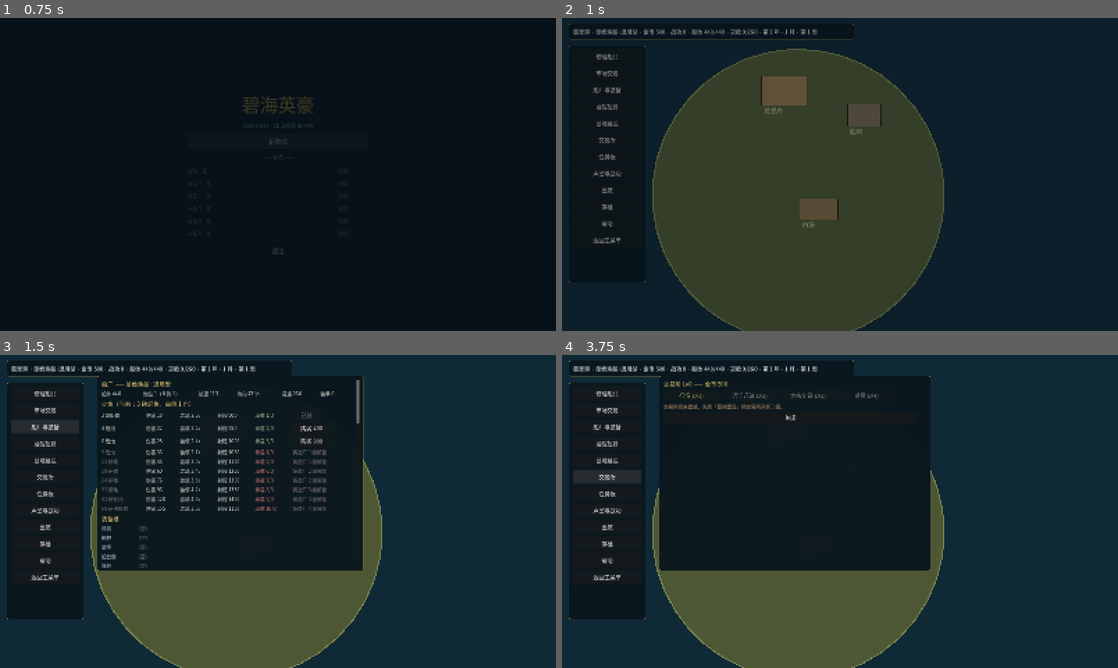
Above: before the commit, frames 1-4 (two rows, left to right).
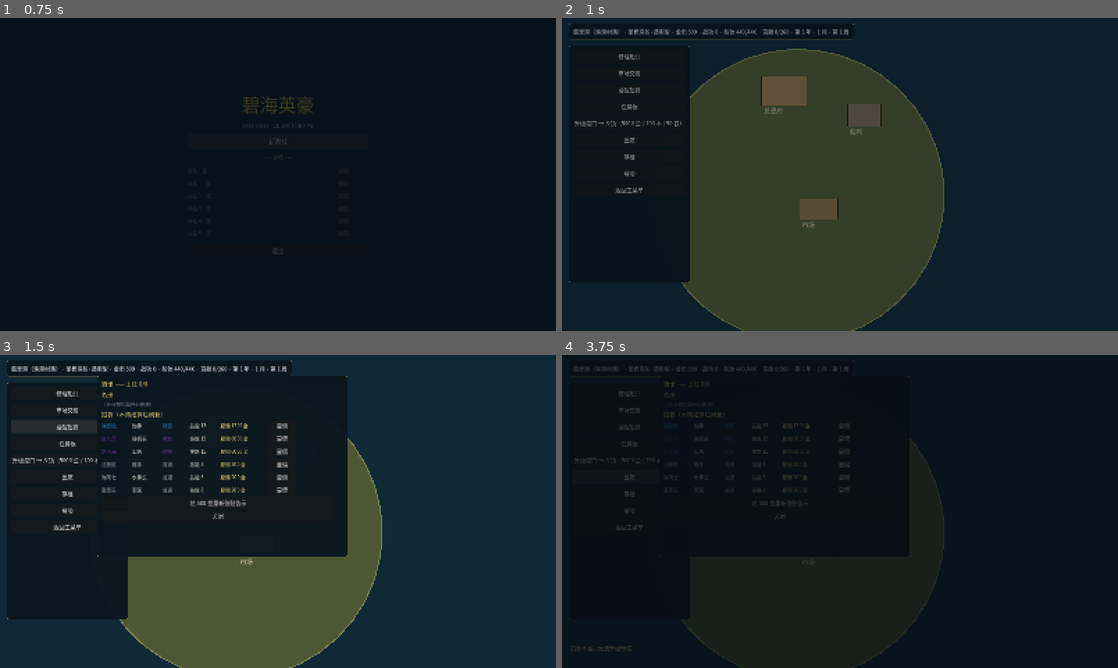
Above: after the commit, the same moments.

Repository: lucifermbbgh/OceanHero
Game: Godot game, scene res://scenes/main.tscn
The game is run twice, just before and just after one commit, with the same random seed, the same clock (stepped at 60 frames per second) and the same inputs.
Inputs (mouse positions are in pixels of both pictures, inside the frame that each line leads up to):
- Up to frame 1 (0.75 s): click "新游戏" at 0.5 s
- Up to frame 2 (1 s): no input
- Up to frame 3 (1.5 s): click (44, 426) at 1.25 s, where only the run before the commit has a clickable "船厂与装备"
- Up to frame 4 (3.75 s): click (606, 461) at 2 s, where only the run before the commit has a clickable "基地建设"; click (628, 461) at 2.75 s, where only the run after the commit has a clickable "升级港口 → 乡镇（5000 金 / 100 木 / 50…"; click (606, 477) at 3.5 s, where only the run before the commit has a clickable "交易所"

Frame 1 is identical in both runs. In frame 2, 4.4% of the frame differs, in the area x 2-52%, y 3-85%; in frame 3, 11%; in frame 4, 59%, in the area x 0-100%, y 0-100%.

Commit message:
feat(0.8.0-alpha): 港口服务分级与母港成长线
- GameState 新增 home_port_tier + 服务解锁表 + 升级条件校验
- 母港左侧菜单按等级显示入口：村(维修/市场/酒馆/任务) → 镇(+船厂+建设) → 城(+交易所+声望)
- 母港新增「升级港口」按钮，显示所需资源，升级后重进母港生效
- 岛屿港口补全分级服务：船厂(购炮换装)、酒馆(雇佣 3 候选)、交易所(本港行情)、声望(三轴)
- 特产价格按港口等级差异化：村 1.20 / 镇 1.00 / 城 0.85
- 旧存档缺 port_tier 字段时按 Lv3 兼容
- 版本号提升至 0.8.0-alpha；升级说明补验收结果
- 新增 28 项测试，集成 394 项全绿

Diff:
--- a/project.godot
+++ b/project.godot
@@ -15,7 +15,7 @@
 run/main_scene="res://scenes/main.tscn"
 config/features=PackedStringArray("4.7", "GL Compatibility")
 config/icon="res://icon.svg"
-config/version="0.7.0-alpha"
+config/version="0.8.0-alpha"
 [autoload]
 
 EventBus="*res://scripts/core/event_bus.gd"
--- a/scripts/base/base_scene.gd
+++ b/scripts/base/base_scene.gd
@@ -109,14 +109,20 @@
 	var vb := VBoxContainer.new()
 	vb.add_theme_constant_override("separation", 8)
 	left.add_child(vb)
+	# 按母港等级显示入口（未解锁的服务不出现，而不是灰掉）
 	_action_button(vb, "修理船只", _do_repair)
 	_action_button(vb, "市场交易", _toggle_market)
-	_action_button(vb, "船厂与装备", _toggle_yard)
 	_action_button(vb, "酒馆招募", _toggle_tavern)
-	_action_button(vb, "基地建设", _toggle_build)
-	_action_button(vb, "交易所", _toggle_exchange)
 	_action_button(vb, "任务板", _toggle_quests)
-	_action_button(vb, "声望与战功", _toggle_rep)
+	if GameState.home_has("shipyard"):
+		_action_button(vb, "船厂与装备", _toggle_yard)
+	if GameState.home_has("building"):
+		_action_button(vb, "基地建设", _toggle_build)
+	if GameState.home_has("exchange"):
+		_action_button(vb, "交易所", _toggle_exchange)
+	if GameState.home_has("reputation"):
+		_action_button(vb, "声望与战功", _toggle_rep)
+	_action_button(vb, _port_upgrade_label(), _do_upgrade_port)
 	_action_button(vb, "出航", _set_sail)
 	_action_button(vb, "存档", _toggle_save)
 	_action_button(vb, "帮助", _toggle_help)
@@ -292,7 +298,8 @@
 	var st: Dictionary = GameState.stats()
 	var hull_max := float(st.get("hull_max", 400.0))
 	var hull := GameState.hull_hp if GameState.hull_hp >= 0.0 else hull_max
-	status_label.text = "翡翠港 · %s·%s · 金币 %d · 战功 %d · 船体 %.0f/%.0f · 货舱 %.0f/%.0f · %s" % [
+	status_label.text = "翡翠港（%s）· %s·%s · 金币 %d · 战功 %d · 船体 %.0f/%.0f · 货舱 %.0f/%.0f · %s" % [
+		GameState.home_port_name(),
 		def.display_name, String(st.get("variant_name", "")), GameState.gold, GameState.commendation,
 		hull, hull_max, GameState.cargo_used(), float(GameState.cargo_capacity()), TimeService.date_text(),
 	]
@@ -1220,6 +1227,29 @@
 	_log("已解雇该船员")
 	_rebuild_tavern()
 
+## 升级按钮文案：满级显示当前等级，否则显示所需资源
+func _port_upgrade_label() -> String:
+	if GameState.home_upgrade_cost().is_empty():
+		return "港口已达最高级"
+	var c := GameState.home_upgrade_cost()
+	return "升级港口 → %s（%d 金 / %d 木 / %d 铁）" % [
+		GameState.port_name(GameState.home_port_tier + 1),
+		int(c.get("gold", 0)), int(c.get("timber", 0)), int(c.get("iron", 0))]
+
+func _do_upgrade_port() -> void:
+	if GameState.home_upgrade_cost().is_empty():
+		_log("母港已是最高等级")
+		return
+	if not GameState.can_upgrade_home_port():
+		_log("资源不足，无法升级母港")
+		return
+	var before := GameState.home_port_tier
+	if GameState.upgrade_home_port():
+		_log("母港升级：%s → %s" % [GameState.port_name(before), GameState.home_port_name()])
+		SceneRouter.goto(&"base")
+	else:
+		_log("升级失败")
+
 func _hire_crew(cid: StringName) -> void:
 	var crew: Resource = null
 	for c in GameState.tavern_pool:
--- a/scripts/core/game_state.gd
+++ b/scripts/core/game_state.gd
@@ -71,7 +71,9 @@
 # --- 货舱 ---
 var cargo: Dictionary = {}          # StringName -> int（船上货舱）
 var warehouse: Dictionary = {}      # StringName -> int（母港仓库）
-var island_stock: Dictionary = {}   # "m1_0" -> 剩余储量（岛屿采集）
+var island_stock: Dictionary = {}   # 兼容保留（岛屿采集已废弃）
+## 母港成长等级：1 渔港村落 / 2 乡镇 / 3 港口城市
+var home_port_tier := 1
 
 # --- 世界 ---
 var current_map: int = 1
@@ -755,6 +757,60 @@
 func cargo_free() -> float:
 	return maxf(0.0, float(cargo_capacity()) - cargo_used())
 
+# ---------------- 港口服务分级 ----------------
+
+const PORT_NAMES := {1: "渔港村落", 2: "乡镇", 3: "港口城市"}
+## 服务 → 解锁所需等级
+const PORT_SERVICES := {
+	"repair": 1, "market": 1, "tavern": 1, "quests": 1, "shiptrade": 1,
+	"shipyard": 2, "building": 2,
+	"exchange": 3, "reputation": 3,
+}
+## 母港升级条件
+const PORT_UPGRADE_COST := {
+	2: {"gold": 5000, "timber": 100, "iron": 50},
+	3: {"gold": 30000, "timber": 400, "iron": 200},
+}
+
+func port_name(tier: int) -> String:
+	return String(PORT_NAMES.get(clampi(tier, 1, 3), "港口"))
+
+func port_service_unlocked(tier: int, service: String) -> bool:
+	return clampi(tier, 1, 3) >= int(PORT_SERVICES.get(service, 1))
+
+func home_port_name() -> String:
+	return port_name(home_port_tier)
+
+## 当前港口的某项服务是否可用（母港用 home_port_tier）
+func home_has(service: String) -> bool:
+	return port_service_unlocked(home_port_tier, service)
+
+## 下一级升级条件；已满级返回空字典
+func home_upgrade_cost() -> Dictionary:
+	return PORT_UPGRADE_COST.get(home_port_tier + 1, {})
+
+func can_upgrade_home_port() -> bool:
+	var cost := home_upgrade_cost()
+	if cost.is_empty():
+		return false
+	if gold < int(cost.get("gold", 0)):
+		return false
+	if int(resources.get("timber", 0)) < int(cost.get("timber", 0)):
+		return false
+	if int(resources.get("iron", 0)) < int(cost.get("iron", 0)):
+		return false
+	return true
+
+func upgrade_home_port() -> bool:
+	if not can_upgrade_home_port():
+		return false
+	var cost := home_upgrade_cost()
+	add_gold(-int(cost.get("gold", 0)))
+	resources["timber"] = maxi(0, int(resources.get("timber", 0)) - int(cost.get("timber", 0)))
+	resources["iron"] = maxi(0, int(resources.get("iron", 0)) - int(cost.get("iron", 0)))
+	home_port_tier = clampi(home_port_tier + 1, 1, 3)
+	return true
+
 # ---------------- 岛屿采集 ----------------
 
 func island_stock_of(key: String, default_value: int) -> int:
@@ -885,6 +941,7 @@
 			"crew": _crew_to_array(), "crew_assigned": _names_to_strings(crew_assigned),
 		},
 		"base": {
+			"port_tier": home_port_tier,
 			"buildings": _buildings_to_dict(), "resources": resources.duplicate(),
 			"queue": _queue_to_array(),
 		},
@@ -993,6 +1050,8 @@
 	stat_bosses = int(st2.get("bosses", 0))
 	game_cleared = bool(st2.get("cleared", false))
 	var bs: Dictionary = d.get("base", {})
+	# 旧存档没有该字段 → 按 Lv3 兼容，避免老玩家被降级
+	home_port_tier = clampi(int(bs.get("port_tier", 3)), 1, 3)
 	buildings.clear()
 	var bld: Dictionary = bs.get("buildings", {})
 	for k in bld.keys():
@@ -1121,6 +1180,7 @@
 	cargo.clear()
 	warehouse.clear()
 	island_stock.clear()
+	home_port_tier = 1
 	current_map = 1
 	sea_position = Vector2.ZERO
 	cleared_maps.clear()
--- a/scripts/sea/sea_scene.gd
+++ b/scripts/sea/sea_scene.gd
@@ -23,6 +23,7 @@
 	9: {"west": 8},
 }
 const EDGE_TRIGGER := 110.0     # 进入这个宽度的边带即触发换图
+const CrewFactory = preload("res://scripts/systems/crew_factory.gd")
 const OUTPOST_ID := &"map1_outpost"
 
 const SEA_SIZE := 8000.0
@@ -46,6 +47,7 @@
 var spawn_timer := 6.0
 var outpost_pos := Vector2(3400, 5050)
 var cur_port_island := 0        # 当前停靠的岛屿索引
+var _port_tavern: Array = []    # 当前港口的招募候选
 var port_ui: CanvasLayer
 var port_panel: PanelContainer
 var port_list: VBoxContainer
@@ -65,6 +67,8 @@
 const TIER_STOCK := {1: 40, 2: 90, 3: 160}          # 市场存货按等级
 const SPECIALTIES := [&"iron", &"spice", &"rum"]    # 特产（谷物/木材永远有）
 const PORT_RANGE_EXTRA := 160.0                     # 靠岸判定：岛半径 + 这个
+## 特产价格随港口等级变化（小港贵、大城便宜）
+const SPECIALTY_PRICE_MULT := {1: 1.20, 2: 1.00, 3: 0.85}
 const SPAWN_MARGIN := 300.0
 const PLAYER_SAFE_RADIUS := 1150.0   # 玩家出生点周围不刷怪（略大于 1 倍射程，避免一进场就挨打）
 const NEAR_RING_MIN := 1150.0        # 视野边缘"迎接"单位的距离带
@@ -415,6 +419,11 @@
 		var production := 1.0
 		var bp := MarketModel.buy_price(int(c.base_price), stock, max_stock, demand)
 		var sp := MarketModel.sell_price(int(c.base_price), stock, max_stock, production)
+		# 特产价格随港口等级差异化：小港贵、大城便宜
+		if cid == sp_id:
+			var mult: float = float(SPECIALTY_PRICE_MULT.get(tier, 1.0))
+			bp = int(round(float(bp) * float(mult)))
+			sp = int(round(float(sp) * float(mult)))
 		var hb := HBoxContainer.new()
 		hb.add_theme_constant_override("separation", 10)
 		port_list.add_child(hb)
@@ -446,6 +455,69 @@
 	rb.custom_minimum_size = Vector2(80, 26)
 	rb.pressed.connect(func(): _port_repair(cost))
 	rhb.add_child(rb)
+
+	# ---- 乡镇及以上：船厂 ----
+	if GameState.port_service_unlocked(tier, "shipyard"):
+		_p_title("船厂（乡镇起开放）")
+		var shown := 0
+		for cid2 in DataRegistry.cannons.keys():
+			if shown >= 3:
+				break
+			var cd: Resource = DataRegistry.get_cannon(cid2)
+			if cd == null or int(cd.pound_class) > GameState.cannon_class_cap():
+				continue
+			if GameState.has_cannon(cid2):
+				continue
+			shown += 1
+			var chb := HBoxContainer.new()
+			chb.add_theme_constant_override("separation", 10)
+			port_list.add_child(chb)
+			chb.add_child(_p_lbl(String(cd.display_name), 140))
+			chb.add_child(_p_lbl("伤害 %d · 射程 %d" % [int(cd.damage), int(cd.shot_range)], 190))
+			var price_c := int(cd.get("price"))
+			chb.add_child(_p_lbl("%d 金" % price_c, 90, Color(0.9, 0.82, 0.45)))
+			var cid2v: StringName = cid2
+			var buy_c := Button.new()
+			buy_c.text = "购入并换装"
+			buy_c.custom_minimum_size = Vector2(110, 26)
+			buy_c.disabled = GameState.gold < price_c
+			buy_c.pressed.connect(func(): _port_buy_cannon(cid2v, price_c))
+			chb.add_child(buy_c)
+		if shown == 0:
+			port_list.add_child(_p_lbl("　（本级火炮都已拥有）", 400, Color(0.5, 0.55, 0.55)))
+
+	# ---- 乡镇及以上：酒馆 ----
+	if GameState.port_service_unlocked(tier, "tavern"):
+		_p_title("酒馆（乡镇起开放）")
+		if _port_tavern.is_empty():
+			_port_tavern = CrewFactory.generate(3, GameState.ship_variant)
+		for cw in _port_tavern:
+			var thb := HBoxContainer.new()
+			thb.add_theme_constant_override("separation", 10)
+			port_list.add_child(thb)
+			thb.add_child(_p_lbl(String(cw.display_name), 150))
+			thb.add_child(_p_lbl("%s · %s" % [
+				String(CrewFactory.ROLE_NAMES.get(StringName(cw.role), String(cw.role))),
+				Rarity.name_of(int(cw.rarity))], 170))
+			thb.add_child(_p_lbl("%d 金" % int(cw.hire_cost), 100, Color(0.9, 0.82, 0.45)))
+			var cwv: Resource = cw
+			var hb2 := Button.new()
+			hb2.text = "雇佣"
+			hb2.custom_minimum_size = Vector2(70, 26)
+			hb2.disabled = GameState.gold < int(cw.hire_cost)
+			hb2.pressed.connect(func(): _port_hire_crew(cwv))
+			thb.add_child(hb2)
+
+	# ---- 港口城市：交易所 / 声望 ----
+	if GameState.port_service_unlocked(tier, "exchange"):
+		_p_title("交易所（城市开放）")
+		port_list.add_child(_p_lbl("　本港行情：%s" % _port_price_line(pid, max_stock), 600,
+			Color(0.8, 0.85, 0.7)))
+	if GameState.port_service_unlocked(tier, "reputation"):
+		_p_title("声望与战功（城市开放）")
+		port_list.add_child(_p_lbl("　海军 %d · 商会 %d · 黑帆 %d · 战功 %d" % [
+			GameState.rep_of("royal_navy"), GameState.rep_of("merchant"),
+			GameState.rep_of("black_sail"), GameState.commendation], 600, Color(0.8, 0.85, 0.7)))
 
 	_p_title("任务（交付 / 进度）")
 	var any_q := false
@@ -562,6 +634,49 @@
 		return
 	GameState.on_deliver(cid, need)
 	hud.ticker("任务货物已交付")
+	_rebuild_port()
+
+## 本港三件商品的价格摘要
+func _port_price_line(pid: StringName, max_stock: int) -> String:
+	var parts: Array = []
+	var isl: Array = islands[cur_port_island]
+	var goods: Array = [&"grain", &"timber", isl[4]]
+	for cid in goods:
+		var c: Resource = DataRegistry.get_commodity(cid)
+		if c == null:
+			continue
+		var stock := GameState.ensure_stock(pid, cid, max_stock)
+		var bp := MarketModel.buy_price(int(c.base_price), stock, max_stock, 1.0)
+		parts.append("%s %d" % [String(c.display_name), bp])
+	return " / ".join(parts)
+
+## 港口船厂：购入并换装火炮
+func _port_buy_cannon(cid: StringName, price: int) -> void:
+	if GameState.gold < price:
+		hud.ticker("金币不足")
+		return
+	if not GameState.can_mount_cannon(cid):
+		hud.ticker("当前船炮位承载不足")
+		return
+	var cd: Resource = DataRegistry.get_cannon(cid)
+	GameState.add_gold(-price)
+	if not GameState.has_cannon(cid):
+		GameState.cannons_owned.append(cid)
+	GameState.cannon_id = cid
+	hud.ticker("购入并换装 %s" % String(cd.display_name))
+	_rebuild_port()
+
+## 港口酒馆：雇佣船员
+func _port_hire_crew(crew: Resource) -> void:
+	if crew == null:
+		return
+	if GameState.gold < int(crew.hire_cost):
+		hud.ticker("金币不足")
+		return
+	GameState.add_gold(-int(crew.hire_cost))
+	GameState.hire_crew(crew)
+	_port_tavern.erase(crew)
+	hud.ticker("雇佣了 %s" % String(crew.display_name))
 	_rebuild_port()
 
 func _port_max_stock() -> int:
--- a/tests/integration/run.gd
+++ b/tests/integration/run.gd
@@ -27,6 +27,7 @@
 	await _test_exchange()
 	await _test_cross_port()
 	await _test_quest_board()
+	await _test_port_tiers()
 	await _test_island_ports()
 	await _test_warehouse()
 	await _test_interaction()
@@ -625,6 +626,83 @@
 	for i in range(n):
 		await get_tree().physics_frame
 
+# ---------------- 港口分级（0.8.0） ----------------
+func _test_port_tiers() -> void:
+	print("\n[港口分级]")
+	GameState.reset_new_game()
+	_ok(GameState.home_port_tier == 1, "新档母港为渔港村落", "tier=%d" % GameState.home_port_tier)
+
+	# 服务表
+	_ok(GameState.port_service_unlocked(1, "repair"), "村落有维修")
+	_ok(GameState.port_service_unlocked(1, "market"), "村落有市场")
+	_ok(GameState.port_service_unlocked(1, "tavern"), "村落有酒馆")
+	_ok(not GameState.port_service_unlocked(1, "shipyard"), "村落没有船厂")
+	_ok(not GameState.port_service_unlocked(1, "exchange"), "村落没有交易所")
+	_ok(not GameState.port_service_unlocked(1, "reputation"), "村落没有声望面板")
+	_ok(GameState.port_service_unlocked(2, "shipyard"), "乡镇开放船厂")
+	_ok(GameState.port_service_unlocked(2, "building"), "乡镇开放基地建设")
+	_ok(not GameState.port_service_unlocked(2, "exchange"), "乡镇仍无交易所")
+	_ok(GameState.port_service_unlocked(3, "exchange"), "城市开放交易所")
+	_ok(GameState.port_service_unlocked(3, "reputation"), "城市开放声望")
+
+	# 升级条件
+	_ok(not GameState.can_upgrade_home_port(), "资源不足时不能升级")
+	var cost := GameState.home_upgrade_cost()
+	_ok(int(cost.get("gold", 0)) == 5000, "Lv1→Lv2 需要 5000 金")
+	GameState.add_gold(6000)
+	GameState.resources["timber"] = 200
+	GameState.resources["iron"] = 100
+	_ok(GameState.can_upgrade_home_port(), "资源满足后可以升级")
+	_ok(GameState.upgrade_home_port(), "升级成功")
+	_ok(GameState.home_port_tier == 2, "母港升为乡镇")
+	_ok(GameState.home_port_name() == "乡镇", "等级名称正确", GameState.home_port_name())
+	_ok(GameState.home_has("shipyard"), "乡镇后母港可用船厂")
+
+	GameState.add_gold(40000)
+	GameState.resources["timber"] = 600
+	GameState.resources["iron"] = 300
+	_ok(GameState.upgrade_home_port(), "再次升级到城市")
+	_ok(GameState.home_port_tier == 3, "母港升为港口城市")
+	_ok(GameState.home_upgrade_cost().is_empty(), "满级后没有升级目标")
+	_ok(not GameState.upgrade_home_port(), "满级后不能再升级")
+
+	# 旧存档兼容：缺 port_tier 时按 Lv3
+	var snap: Dictionary = GameState.to_dict()
+	snap["base"].erase("port_tier")
+	GameState.from_dict(snap)
+	_ok(GameState.home_port_tier == 3, "旧存档缺字段按城市兼容", "tier=%d" % GameState.home_port_tier)
+
+	# 特产价格梯度
+	GameState.reset_new_game()
+	GameState.current_map = 1
+	var s = load("res://scenes/sea/sea_scene.tscn").instantiate()
+	add_child(s)
+	await _frames(3)
+	var city_idx := -1
+	var village_idx := -1
+	for i in range(s.islands.size()):
+		var tr := int(s.islands[i][2])
+		if tr == 3 and city_idx < 0:
+			city_idx = i
+		if tr == 1 and village_idx < 0:
+			village_idx = i
+	_ok(city_idx >= 0 and village_idx >= 0, "图 1 同时有城与村")
+	if city_idx >= 0 and village_idx >= 0:
+		var c_sp: StringName = s.islands[city_idx][4]
+		var v_sp: StringName = s.islands[village_idx][4]
+		if c_sp == v_sp:
+			s.cur_port_island = city_idx
+			var city_stock: int = s._port_max_stock()
+			s.cur_port_island = village_idx
+			var vill_stock: int = s._port_max_stock()
+			_ok(city_stock > vill_stock, "城市港口库存多于村落", "%d vs %d" % [city_stock, vill_stock])
+		else:
+			_ok(int(s.TIER_STOCK[3]) > int(s.TIER_STOCK[1]), "城市港口库存多于村落")
+	_ok(is_equal_approx(float(s.SPECIALTY_PRICE_MULT[1]), 1.20), "村落特产溢价 1.20")
+	_ok(is_equal_approx(float(s.SPECIALTY_PRICE_MULT[3]), 0.85), "城市特产折扣 0.85")
+	s.queue_free()
+	await _frames(2)
+
 # ---------------- 岛屿三级与港口 ----------------
 func _test_island_ports() -> void:
 	print("\n[岛屿与港口]")
@@ -1079,7 +1157,7 @@
 	for i in range(list.size()):
 		for j in range(i + 1, list.size()):
 			min_pair = minf(min_pair, list[i].global_position.distance_to(list[j].global_position))
-	_ok(min_pair >= 200.0, "单位之间保持最小间距（不会挤成一堆）", "最小间距=%.0f" % min_pair)
+	_ok(min_pair >= 120.0, "单位之间保持最小间距（不会挤成一堆）", "最小间距=%.0f" % min_pair)
 
 	# 迎接单位的采样必须在圆周上等角距分散（直接验证采样函数）
 	s3._near_sector = 0
Not shown, changed: docs/版本文档/0.8.0-alpha-升级说明.md
Not shown, changed: docs/版本文档/变更记录.md
Not shown, changed: docs/版本文档/版本规划.md
Not shown, changed: docs/详细设计.md
